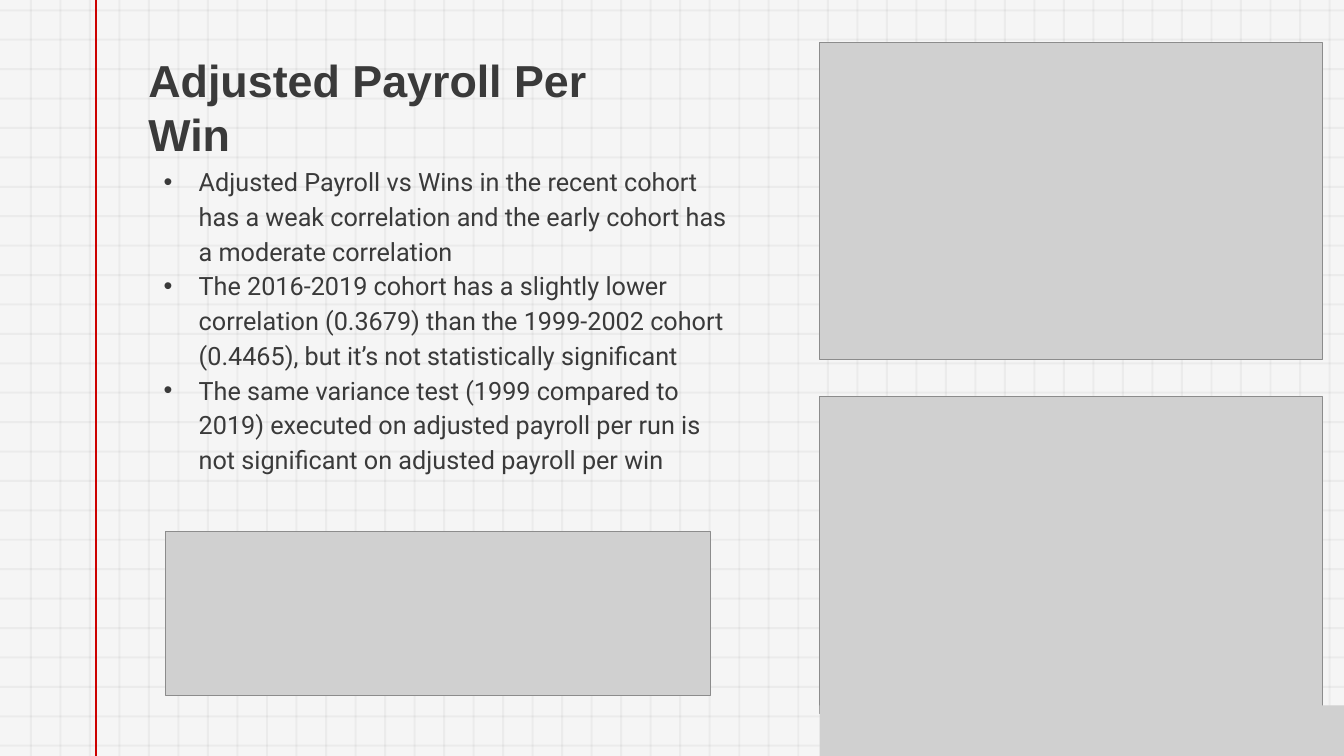
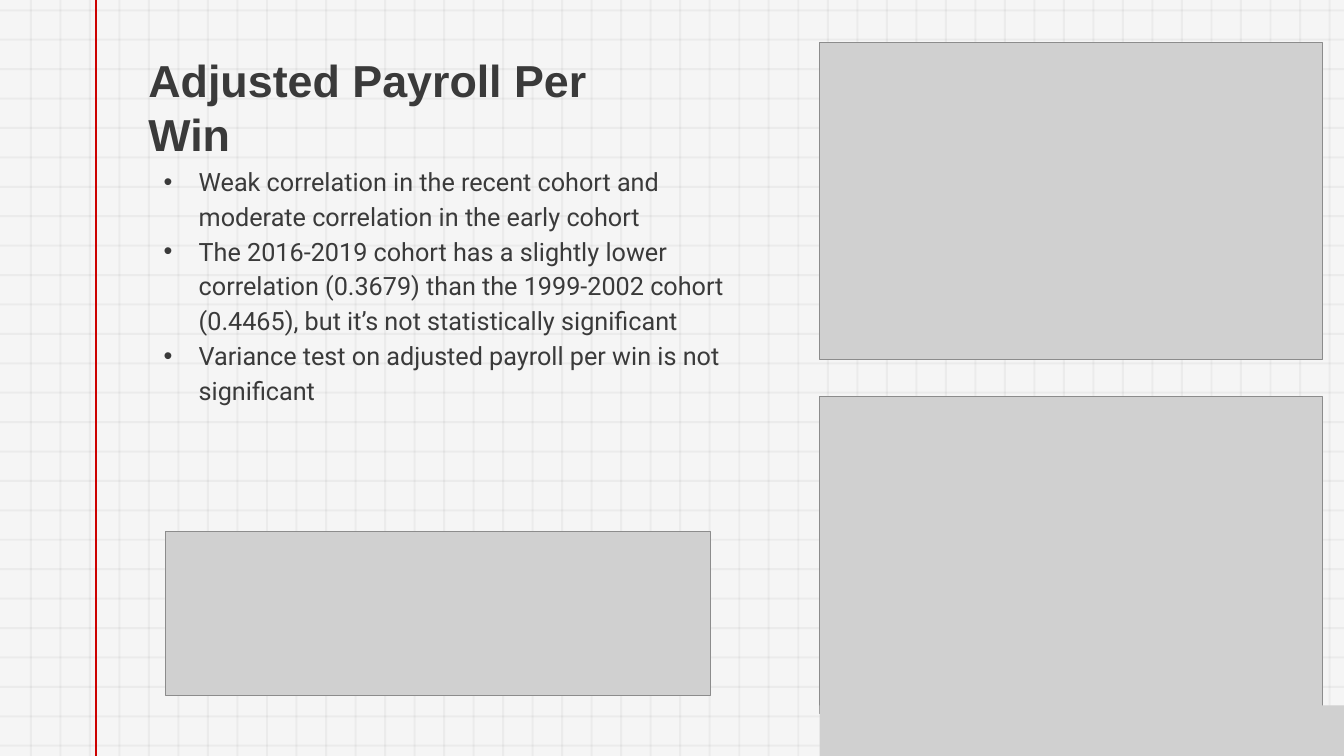
Before and after one commit to DanPaine/DanPaine.github.io, a slide deck: slide 9 of images/The Effect of Moneyball on Major League Baseball.pptx. Drawn at 1344x756 pixels with LibreOffice and Linux fonts; fonts in the diff are those of the drawing; grey boxes stand for pictures. Boxes give left, top, right and bottom in pixels: in the first picture for what was removed or moved away, otherwise in the second. Text is boxed around its words. In the diff, an @@ line names an element or a change of style, - is before the commit and + after.

```diff
--- a/images/The Effect of Moneyball on Major League Baseball.pptx
+++ b/images/The Effect of Moneyball on Major League Baseball.pptx
@@ text at (x1=199, y1=172, x2=659, y2=232): text changed @@
-• Adjusted Payroll vs Wins in the recent cohort has a weak correlation and the early cohort has a moderate correlation
+• Weak correlation in the recent cohort and moderate correlation in the early cohort
@@ text at (x1=199, y1=346, x2=720, y2=406): text changed @@
-• The same variance test (1999 compared to 2019) executed on adjusted payroll per run is not significant on adjusted payroll per win
+• Variance test on adjusted payroll per win is not significant
```
Also in this commit, not shown: 9 other slides changed.
